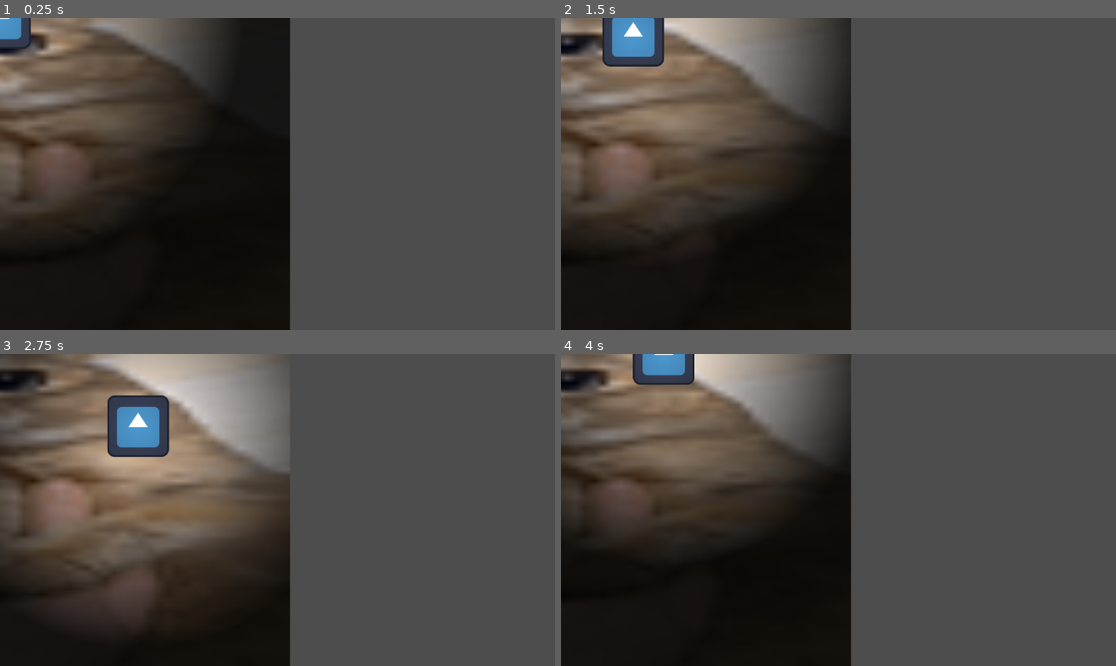
Above: before the commit, frames 1-4 (two rows, left to right).
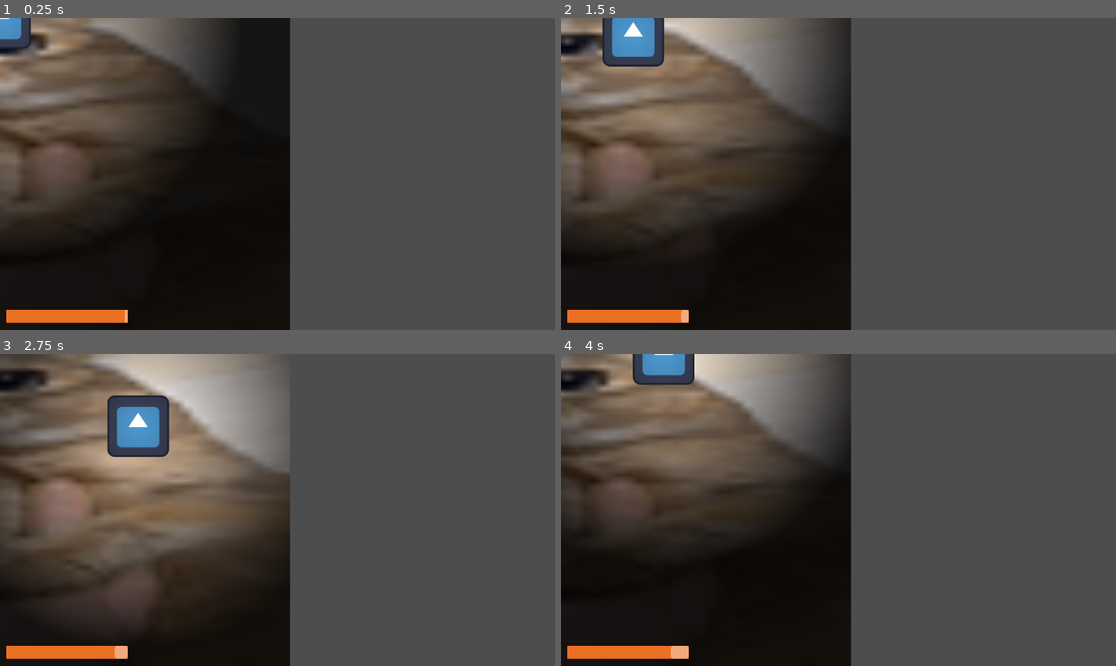
Above: after the commit, the same moments.

Repository: esemv07/Daydream-Game
Game: Godot game, scene res://scenes/node_2d.tscn
Two runs of this game, one before a commit and one after it. Both use one fixed random seed, a clock stepped at 60 frames per second and the inputs below. Before the commit the project starts from res://node_2d.tscn. The engine's default icon, where the game draws it, is replaced by a stand-in: a white triangle on a blue panel in a dark square.
Inputs:
- Up to frame 1 (0.25 s): no input
- Up to frame 2 (1.5 s): tap Enter at 0.5 s; hold D (right) 0.53-1.28 s; hold S (down) from 1.28 s (still down)
- Up to frame 3 (2.75 s): release S (down) at 2.03 s; hold D (right) from 2.03 s (still down)
- Up to frame 4 (4 s): release D (right) at 2.78 s; hold W (up) 2.78-3.53 s; hold A (left) from 3.53 s (still down)

The runs differ from the first frame. In frame 1, 0.9% of the frame differs, in the area x 1-24%, y 93-98%; in frame 2, 0.9%; in frame 3, 0.9%; in frame 4, 0.9%.

Commit message:
Add 'light left' bar

Diff:
--- a/node_2d.tscn
+++ /dev/null
@@ -1,16 +0,0 @@
-[gd_scene load_steps=3 format=3 uid="uid://de66lt63seyxl"]
-
-[ext_resource type="Texture2D" uid="uid://vs2akb63ju0e" path="res://littletole.png" id="1_wtcfe"]
-[ext_resource type="PackedScene" uid="uid://dopdr3vvbca2n" path="res://Player.tscn" id="2_u14xi"]
-
-[node name="Node2D" type="Node2D"]
-
-[node name="Sprite2D" type="Sprite2D" parent="."]
-position = Vector2(-137, 257.75)
-scale = Vector2(18.7089, 11.2628)
-texture = ExtResource("1_wtcfe")
-
-[node name="CharacterBody2D" parent="." instance=ExtResource("2_u14xi")]
-
-[node name="CanvasModulate" type="CanvasModulate" parent="."]
-color = Color(0.0904823, 0.0904823, 0.0904823, 1)
--- a/project.godot
+++ b/project.godot
@@ -11,7 +11,7 @@
 [application]
 
 config/name="Daydream Game"
-run/main_scene="res://node_2d.tscn"
+run/main_scene="res://scenes/node_2d.tscn"
 config/features=PackedStringArray("4.3", "GL Compatibility")
 config/icon="res://icon.svg"
 
--- a/Player.tscn
+++ b/scenes/Player.tscn
@@ -1,6 +1,6 @@
 [gd_scene load_steps=5 format=3 uid="uid://dopdr3vvbca2n"]
 
-[ext_resource type="Script" path="res://character_body_2d.gd" id="1_vcb02"]
+[ext_resource type="Script" path="res://scripts/character_body_2d.gd" id="1_vcb02"]
 [ext_resource type="Texture2D" uid="uid://dfmsfu767o1fk" path="res://icon.svg" id="2_1o4i0"]
 [ext_resource type="Texture2D" uid="uid://ffhfxd6ktxgp" path="res://textures/light.png" id="3_o5qv4"]
 
@@ -21,7 +21,3 @@
 
 [node name="PointLight2D" type="PointLight2D" parent="."]
 texture = ExtResource("3_o5qv4")
-
-[node name="Timer" type="Timer" parent="."]
-wait_time = 30.0
-one_shot = true
--- /dev/null
+++ b/scenes/node_2d.tscn
@@ -0,0 +1,42 @@
+[gd_scene load_steps=5 format=3 uid="uid://de66lt63seyxl"]
+
+[ext_resource type="Script" path="res://scripts/fire_bar.gd" id="1_bd7be"]
+[ext_resource type="Texture2D" uid="uid://vs2akb63ju0e" path="res://littletole.png" id="2_8duyt"]
+[ext_resource type="PackedScene" uid="uid://dopdr3vvbca2n" path="res://scenes/Player.tscn" id="3_kcplp"]
+
+[sub_resource type="StyleBoxFlat" id="StyleBoxFlat_km1jp"]
+bg_color = Color(0.926599, 0.439431, 0.140096, 1)
+
+[node name="Node2D" type="Node2D"]
+
+[node name="CanvasLayer" type="CanvasLayer" parent="."]
+
+[node name="ProgressBar" type="ProgressBar" parent="CanvasLayer"]
+z_index = 1
+anchors_preset = 2
+anchor_top = 1.0
+anchor_bottom = 1.0
+offset_left = 13.0
+offset_top = -42.0
+offset_right = 265.0
+offset_bottom = -15.0
+grow_vertical = 0
+theme_override_styles/background = SubResource("StyleBoxFlat_km1jp")
+fill_mode = 1
+show_percentage = false
+script = ExtResource("1_bd7be")
+
+[node name="Sprite2D" type="Sprite2D" parent="."]
+position = Vector2(-137, 257.75)
+scale = Vector2(18.7089, 11.2628)
+texture = ExtResource("2_8duyt")
+
+[node name="CharacterBody2D" parent="." instance=ExtResource("3_kcplp")]
+
+[node name="CanvasModulate" type="CanvasModulate" parent="."]
+position = Vector2(0, 3.05176e-05)
+color = Color(0.0904823, 0.0904823, 0.0904823, 1)
+
+[node name="Timer" type="Timer" parent="."]
+wait_time = 30.0
+one_shot = true
--- a/character_body_2d.gd
+++ b/scripts/character_body_2d.gd
@@ -2,7 +2,7 @@
 
 
 @onready var animationplayer: AnimationPlayer = $Sprite2D/AnimationPlayer
-@onready var timer: Timer = $Timer
+@onready var timer: Timer = $"../Timer"
 @onready var light: PointLight2D = $PointLight2D
 
 @export var speed: int = 50
--- /dev/null
+++ b/scripts/fire_bar.gd
@@ -0,0 +1,10 @@
+extends ProgressBar
+
+@onready var timer: Timer = $"../../Timer"
+
+
+func _ready() -> void:
+	max_value = timer.wait_time
+
+func _process(delta: float) -> void:
+	value = max_value - timer.time_left
